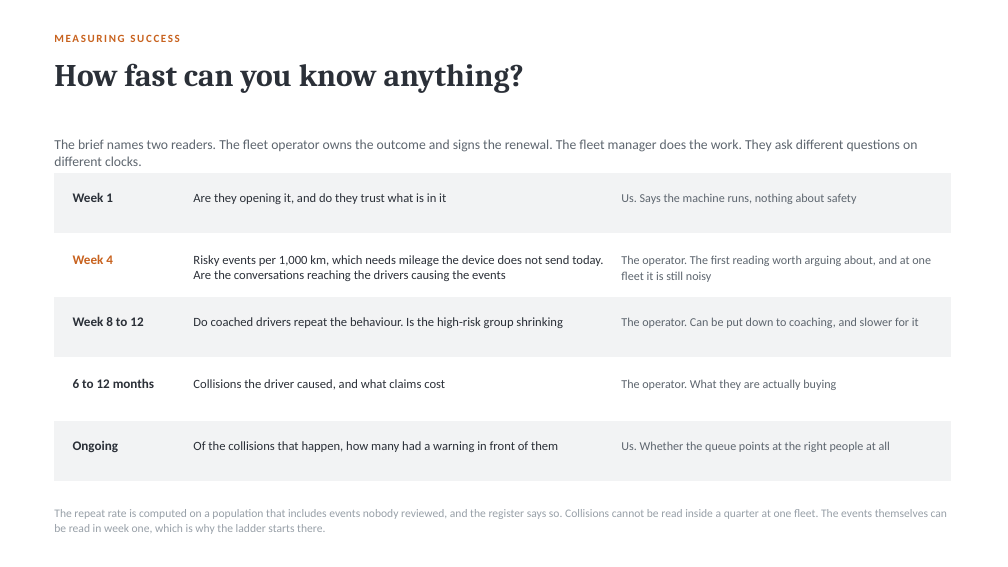
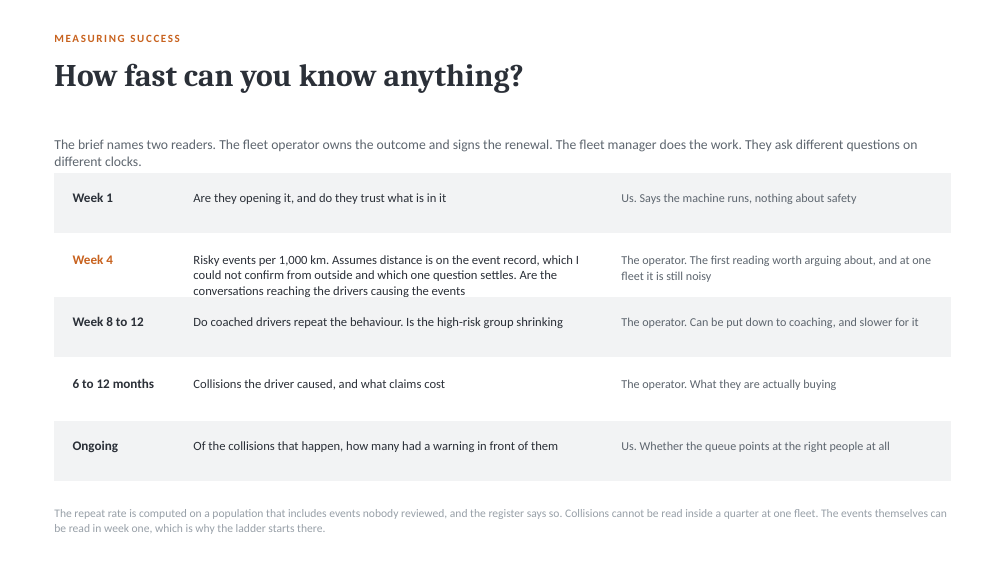
Before and after one commit to dannydaley76/cameramatics-product-brain, a slide deck: slide 14 of deck/cameramatics-danny-daley.pptx. Drawn at 1008x567 pixels with LibreOffice and Linux fonts; fonts in the diff are those of the drawing. Boxes give left, top, right and bottom in pixels: in the first picture for what was removed or moved away, otherwise in the second. Text is boxed around its words. In the diff, an @@ line names an element or a change of style, - is before the commit and + after.

```diff
--- a/deck/cameramatics-danny-daley.pptx
+++ b/deck/cameramatics-danny-daley.pptx
@@ text at box(193, 255, 579, 297): text changed @@
-Risky events per 1,000 km, which needs mileage the device does not send today. Are the conversations reaching the drivers causing the events
+Risky events per 1,000 km. Assumes distance is on the event record, which I could not confirm from outside and which one question settles. Are the conversations reaching the drivers causing the events
```
Also in this commit, not shown: 11 other slides changed, 9 other files.
